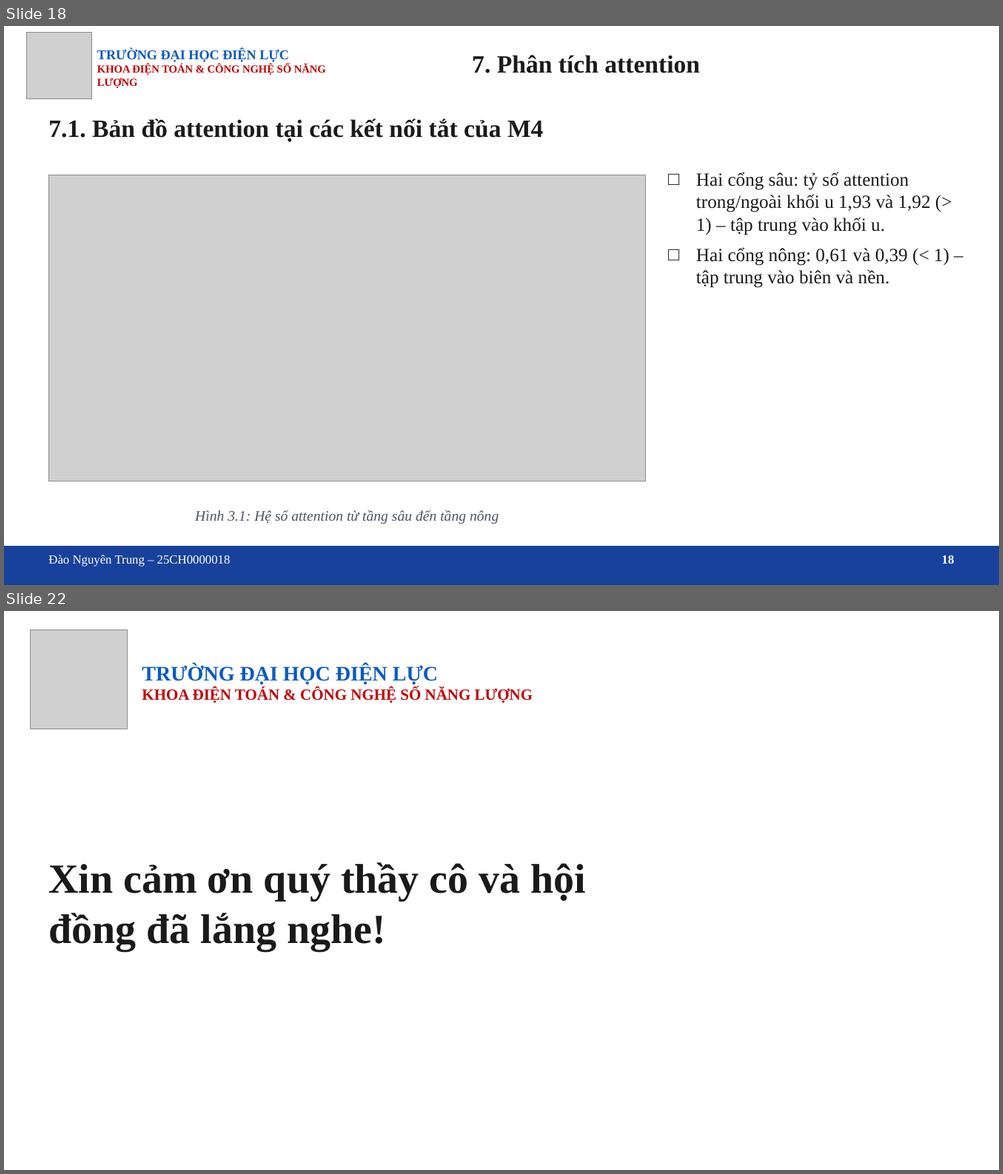
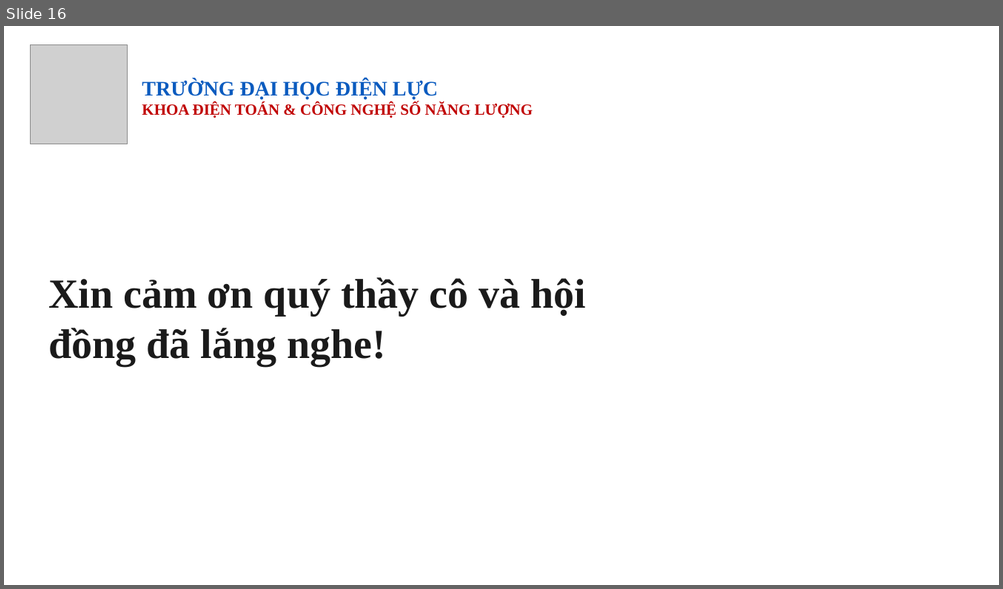
Before and after one commit to trungnguyen107/Medical-image-segmentation-breast-ultrasound-unet-attention, a slide deck: docs/Slide_bao_cao_DATN_U-Net_Attention.pptx. Shown one above the other, each under a label of ours: slides 18 and 22 before the commit, slide 16 after it; the slides between them are not shown. The pictures are 1003x1174 and 1003x589 pixels, drawn with LibreOffice and Linux fonts; fonts in the diff are those of the drawing; grey boxes stand for pictures; background and template pictures are left out. Boxes give left, top, right and bottom in pixels: in the first picture for what was removed or moved away, otherwise in the second. Text is boxed around its words. In the diff, an @@ line names an element or a change of style, - is before the commit and + after.

```diff
--- a/docs/Slide_bao_cao_DATN_U-Net_Attention.pptx
+++ b/docs/Slide_bao_cao_DATN_U-Net_Attention.pptx
@@ slide 18 removed at (x1=4, y1=26, x2=999, y2=585), background picture (left out) @@
@@ picture removed at (x1=26, y1=32, x2=92, y2=99) @@
@@ text removed at (x1=97, y1=49, x2=326, y2=88) @@
-TRƯỜNG ĐẠI HỌC ĐIỆN LỰC
-KHOA ĐIỆN TOÁN & CÔNG NGHỆ SỐ NĂNG LƯỢNG
@@ text removed at (x1=472, y1=55, x2=700, y2=73) @@
-7. Phân tích attention
@@ text removed at (x1=48, y1=118, x2=543, y2=141) @@
-7.1. Bản đồ attention tại các kết nối tắt của M4
@@ picture removed at (x1=48, y1=175, x2=646, y2=482) @@
@@ text removed at (x1=696, y1=172, x2=949, y2=288) @@
-□ Hai cổng sâu: tỷ số attention trong/ngoài khối u 1,93 và 1,92 (> 1) – tập trung vào khối u.
-□ Hai cổng nông: 0,61 và 0,39 (< 1) – tập trung vào biên và nền.
@@ text removed at (x1=195, y1=511, x2=498, y2=524) @@
-Hình 3.1: Hệ số attention từ tầng sâu đến tầng nông
@@ rectangle removed at (x1=4, y1=547, x2=999, y2=585) @@
@@ text removed at (x1=48, y1=555, x2=230, y2=567) @@
-Đào Nguyên Trung – 25CH0000018
@@ text removed at (x1=942, y1=556, x2=954, y2=564) @@
-18
@@ what was slide 22 is now slide 16 @@
```
Also in this commit, not shown: 13 slides changed, 5 other slides removed, 4 other files.
